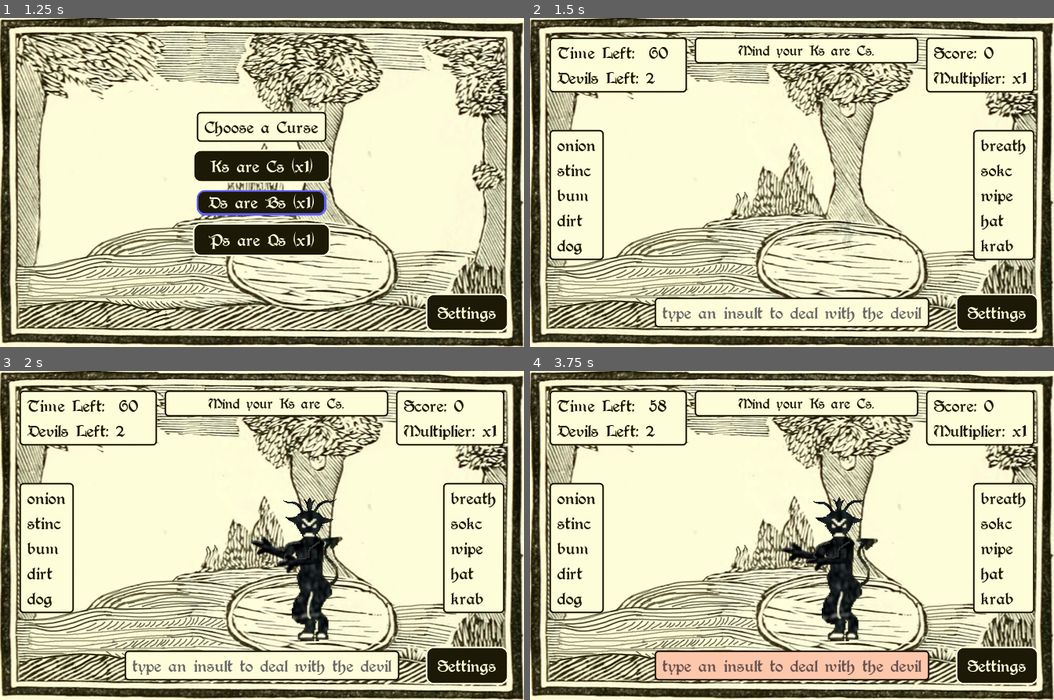
Above: before the commit, frames 1-4 (two rows, left to right).
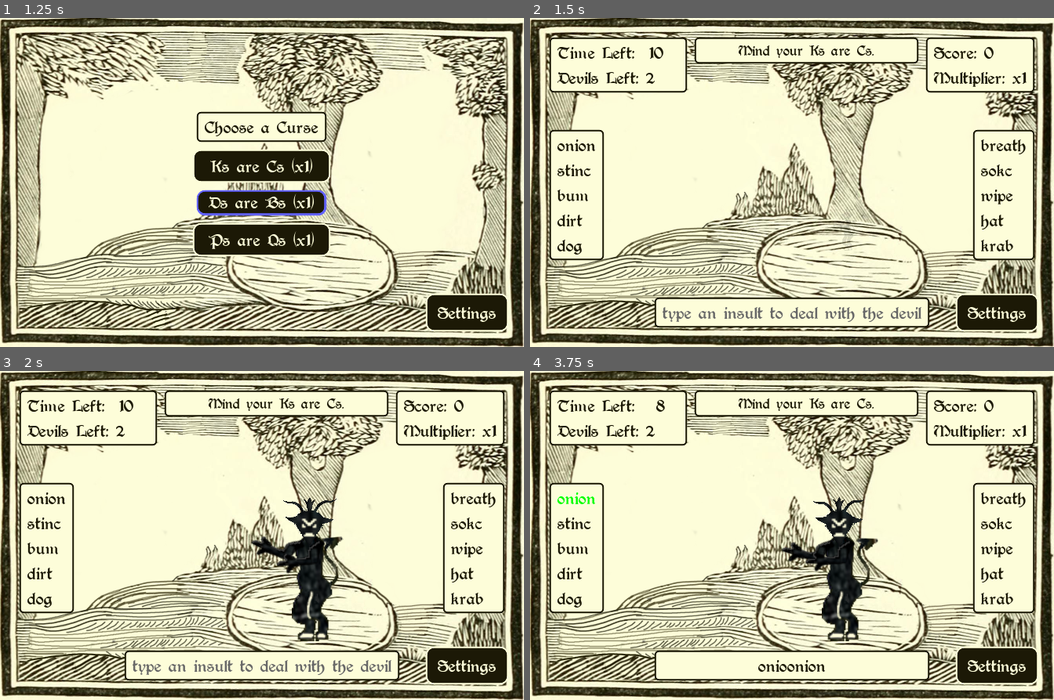
Above: after the commit, the same moments.

Repository: hoodscott/psareqs
Game: Godot game, scene res://scenes/Game.tscn
Same seed, same stepped clock (60 frames per second), same inputs: the game is played once before the commit and once after it. Sound files missing from this copy of the repository are replaced by a short silence.
Inputs:
- Up to frame 1 (1.25 s): click "Start Game" at 0.5 s
- Up to frame 2 (1.5 s): click "Ks are Cs (x1)" at 1.25 s
- Up to frame 3 (2 s): no input
- Up to frame 4 (3.75 s): tap Enter at 2 s; hold Right (ui_right) 2.03-2.78 s; tap Z at 2.1, 3.6 s; hold Down (ui_down) 2.78-3.53 s; tap Backspace at 2.85 s; hold Right (ui_right) from 3.53 s (still down)

Frame 1 is identical in both runs. In frame 2, 0.1% of the frame differs, in the area x 22-27%, y 8-13%; in frame 3, 0.1%; in frame 4, 4.4%, in the area x 5-76%, y 8-94%.

Commit message:
jumbling final poem

Diff:
--- a/scenes/Game.gd
+++ b/scenes/Game.gd
@@ -3,9 +3,9 @@
 const WORD_BUFFER := 2 # possible words = devil's max health + word_buffer
 const NUM_CURSE_OPTIONS := 3
 const NUM_DEVILS := 2 # per round
-const GAME_LENGTH := 60 # in seconds
-
-const CHEATING := false
+const GAME_LENGTH := 10 # in seconds
+
+const CHEATING := true
 
 enum GAMESTATE {
   CURSE_CHOICE = 0,
@@ -125,7 +125,7 @@
   for child in DevilSpawn.get_children():
     child.queue_free()
 
-  UI.end_game(player.score, false, won)
+  UI.end_game(player.score, false, won, _generate_poem(won))
 
 
 func restart_game() -> void:
@@ -296,3 +296,32 @@
 
 func show_multiplier() -> void:
   UI.update_multiplier(curses.calc_curse_multiplier(player.curses))
+
+
+func _generate_poem(won: bool) -> String:
+  var poem = [
+    "you have dealt with the devils", "their cursed power shrivels", \
+    "back to indistinct ripples", "all it took was some drivel"] if won else [
+    "the devils were not dealt with", "now found abundant on earth", \
+    "they are no longer a myth", "a new dark age given birth"
+    ]
+
+  var final_punct = "!" if won else "."
+
+  var first := true
+
+  var poem_jumble = []
+  for line in poem:
+    var line_jumble = []
+    for word in line.split(" "):
+      var word_jumble: String = word
+      for curse in player.curses:
+        word_jumble = curses.apply_curse(word_jumble, curse)
+      if first:
+        line_jumble.append(word_jumble.capitalize())
+        first = false
+      else:
+        line_jumble.append(word_jumble)
+    poem_jumble.append(" ".join(line_jumble))
+
+  return "\n".join(poem_jumble) + final_punct
--- a/scenes/ui/UI.gd
+++ b/scenes/ui/UI.gd
@@ -71,23 +71,18 @@
   _StartContainer.show()
 
 
-func end_game(score: int, reset := false, won := false) -> void:
+func end_game(score: int, reset := false, won := false, poem := "") -> void:
   _GameContainer.hide()
   _StartContainer.show()
-
-  var poemw = "You have dealt with the devils.\nTheir cursed power shrivels\n" + \
-      "back to indistinct ripples.\nAll it took was some drivel!"
-  var poeml = "The devils were not dealt with.\nNow found abundant on Earth\n" + \
-      "they are no longer a myth.\nA new Dark Age given birth."
 
   if reset:
     _GameOver.text = "Mind your\nPs and Qs"
     _StartButton.text = "Start Game"
   else:
     if won:
-      _GameOver.text = "Congratulations!\n\n" + poemw
+      _GameOver.text = "Congratulations!\n\n" + poem
     else:
-      _GameOver.text = "Game Over!\n\n" + poeml
+      _GameOver.text = "Game Over!\n\n" + poem
     _GameOver.text += "\n\nFinal Score: %s" % score
 
   _GameOver.show()
